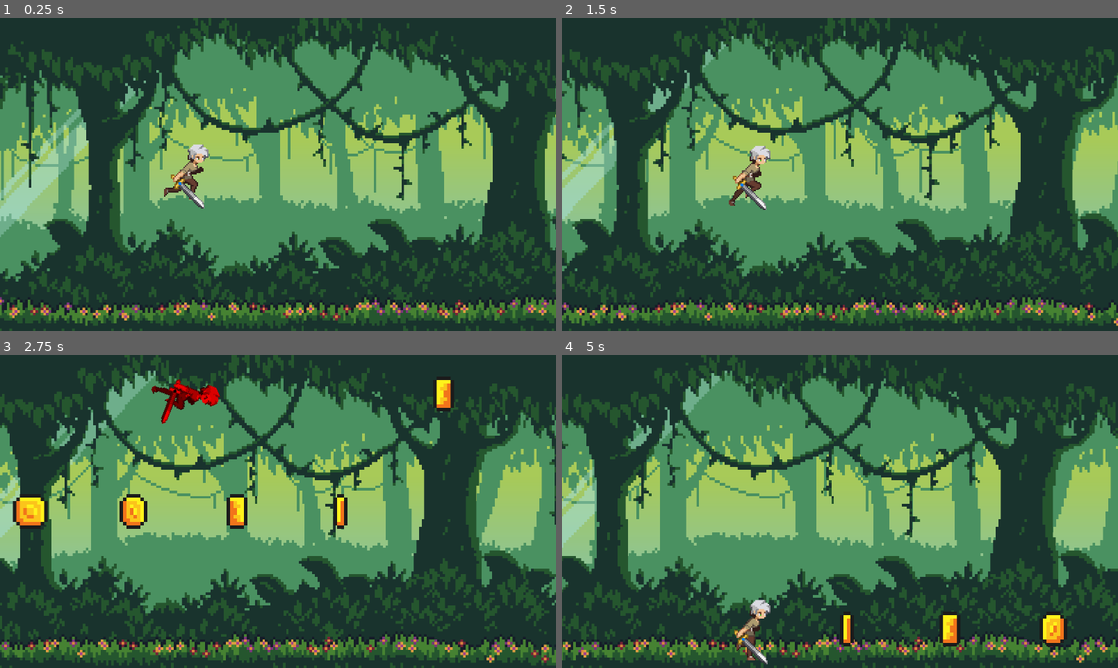
Above: before the commit, frames 1-4 (two rows, left to right).
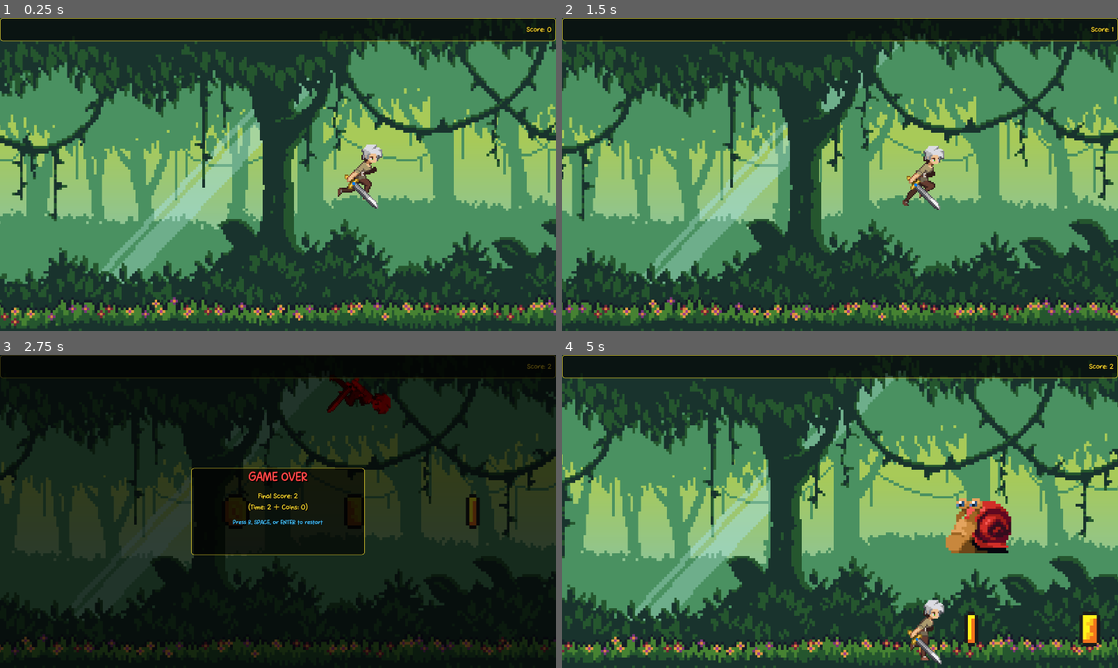
Above: after the commit, the same moments.

Repository: gehuybre/side-runner
Game: Godot game, scene res://scenes/world-1.tscn
Two runs of this game, one before a commit and one after it. Both use one fixed random seed, a clock stepped at 60 frames per second and the inputs below.
Inputs:
- Up to frame 1 (0.25 s): no input
- Up to frame 2 (1.5 s): tap Enter at 0.5, 1.35 s; hold Up (lane_up) 0.53-1.28 s; tap R at 0.6 s; tap Space at 0.77 s; hold Down (lane_down) from 1.28 s (still down)
- Up to frame 3 (2.75 s): tap Space at 1.52 s; release Down (lane_down) at 2.03 s; hold Up (lane_up) from 2.03 s (still down); tap R at 2.1 s
- Up to frame 4 (5 s): tap R at 2.75, 3.6 s; tap Enter at 2.85, 4.35 s; tap Space at 3.02, 3.77, 4.52 s; release Up (lane_up) at 3.53 s; hold Down (lane_down) from 3.53 s (still down)

The runs differ from the first frame. In frame 1, 62% of the frame differs, in the area x 0-100%, y 0-100%; in frame 2, 62%; in frame 3, 87%; in frame 4, 63%.

Commit message:
Fix HUD visibility by moving to CanvasLayer and improve camera controller
- Move HUD to CanvasLayer in world-1.tscn to keep it fixed on screen regardless of camera position
- Update HUD script to properly find player and spawner nodes after moving to CanvasLayer
- Update spawner to find HUD in its new CanvasLayer location for coin collection
- Improve camera controller with better positioning logic and player following option
- Remove old parallax scroller files that were no longer needed

Diff:
--- a/scenes/world-1.tscn
+++ b/scenes/world-1.tscn
@@ -19,5 +19,8 @@
 
 [node name="Spawner" parent="." instance=ExtResource("3_oh5ts")]
 lanes_y = []
+obstacle_chance = 0.8
 
-[node name="HUD" parent="." instance=ExtResource("4_hud")]
+[node name="CanvasLayer" type="CanvasLayer" parent="."]
+
+[node name="HUD" parent="CanvasLayer" instance=ExtResource("4_hud")]
--- a/scripts/camera_controller.gd
+++ b/scripts/camera_controller.gd
@@ -3,15 +3,29 @@
 
 @export var camera_offset_x_ratio: float = -0.1  # 10% left of center
 @export var zoom_level: float = 1.5  # Increased zoom to fill screen better
+@export var follow_player: bool = true
 
 func _ready() -> void:
 	_position_camera()
 
 func _position_camera() -> void:
 	var viewport_size = get_viewport().get_visible_rect().size
-	var center_x = viewport_size.x * camera_offset_x_ratio
-	var center_y = viewport_size.y * 0.5
 
-	position = Vector2(center_x, center_y)
+	if follow_player:
+		# Position camera to follow player with offset
+		var player = get_parent().get_node("Player")
+		if player:
+			var center_x = player.position.x + (viewport_size.x * camera_offset_x_ratio)
+			var center_y = viewport_size.y * 0.5
+			position = Vector2(center_x, center_y)
+		else:
+			# Fallback if no player found
+			position = Vector2(viewport_size.x * camera_offset_x_ratio, viewport_size.y * 0.5)
+	else:
+		# Fixed camera position
+		var center_x = viewport_size.x * camera_offset_x_ratio
+		var center_y = viewport_size.y * 0.5
+		position = Vector2(center_x, center_y)
+
 	zoom = Vector2(zoom_level, zoom_level)
 	print("Camera positioned at: ", position, " with zoom: ", zoom, " viewport: ", viewport_size)
--- a/scripts/hud.gd
+++ b/scripts/hud.gd
@@ -24,14 +24,15 @@
 	if game_over_overlay:
 		game_over_overlay.visible = false
 
-	# Connect to spawner coin collection
-	var spawner = get_parent().get_node("Spawner")
+	# Connect to spawner coin collection (HUD is now in CanvasLayer, so need to go up to world)
+	var world = get_parent().get_parent()  # CanvasLayer -> World
+	var spawner = world.get_node("Spawner")
 	if spawner:
 		# The spawner should connect coins to the HUD, but we can also listen for the signal
 		print("HUD found spawner")
 
 	# Connect to player death
-	var player = get_parent().get_node("Player")
+	var player = world.get_node("Player")
 	if player and player.has_signal("player_died"):
 		player.connect("player_died", Callable(self, "_on_player_died"))
 		print("HUD connected to player death signal")
--- a/scripts/parallax_scroller.gd
+++ /dev/null
@@ -1,54 +0,0 @@
-extends ParallaxBackground
-
-@export var scroll_speed: float = 598.0  # doubled base speed (299 * 2)
-@export var layer_multipliers: PackedFloat32Array = [0.25, 0.5, 1.0]
-
-var _active: bool = true
-
-func _ready() -> void:
-	# Auto-configure motion_mirroring.x from the first Sprite2D child width if not set.
-	for child in get_children():
-		if child is ParallaxLayer:
-			var pl: ParallaxLayer = child
-			if pl.motion_mirroring.x == 0.0:
-				var wrap_w: float = _infer_layer_width(pl)
-				if wrap_w > 0.0:
-					pl.motion_mirroring = Vector2(wrap_w, pl.motion_mirroring.y)
-
-	# Connect to player death signal to stop scrolling
-	var player = get_parent().get_node("Player")
-	if player and player.has_signal("player_died"):
-		player.connect("player_died", Callable(self, "_on_player_died"))
-
-func _process(delta: float) -> void:
-	if not _active:
-		return
-
-	var i: int = 0
-	for child in get_children():
-		if child is ParallaxLayer:
-			var pl: ParallaxLayer = child
-			var mult: float = layer_multipliers[i] if i < layer_multipliers.size() else 1.0
-			pl.motion_offset.x -= scroll_speed * mult * delta
-			i += 1
-
-func _on_player_died() -> void:
-	_active = false
-	print("Parallax scrolling stopped - player died")
-
-func _infer_layer_width(p_layer: ParallaxLayer) -> float:
-	var width: float = 0.0
-	for c in p_layer.get_children():
-		if c is Sprite2D:
-			var spr: Sprite2D = c
-			if spr.texture != null:
-				var tex_size: Vector2 = spr.texture.get_size()
-				width = tex_size.x * abs(spr.scale.x)
-				break
-		elif c is TextureRect:
-			var tex_rect: TextureRect = c
-			if tex_rect.texture != null:
-				var tex_size2: Vector2 = tex_rect.texture.get_size()
-				width = tex_size2.x * abs(tex_rect.scale.x)
-				break
-	return width
--- a/scripts/spawner.gd
+++ b/scripts/spawner.gd
@@ -6,7 +6,7 @@
 
 @export var spawn_interval: float = 1.0         # base interval
 @export var start_x: float = 1200.0             # spawn X (offscreen right)
-@export var world_speed: float = 1098.0          # doubled base speed
+@export var world_speed: float = 1260.0          # canonical world speed from architecture docs
 @export var lanes_y: PackedFloat32Array = []    # Will be set by player
 
 @export var min_gap_px: float = 140.0           # ensure spacing between spawns
@@ -230,8 +230,8 @@
 
 func _on_coin_collected() -> void:
 	print("Spawner received coin collected signal")
-	# Tell the HUD to add coin score
-	var hud = get_parent().get_node("HUD")
+	# Tell the HUD to add coin score (HUD is now in CanvasLayer)
+	var hud = get_parent().get_node("CanvasLayer/HUD")
 	if hud and hud.has_method("add_coin_score"):
 		hud.add_coin_score()
 		print("Added coin score to HUD")
Not shown, removed: scripts/parallax_scroller.gd.uid
Not shown, changed: .github/copilot-instructions.md
